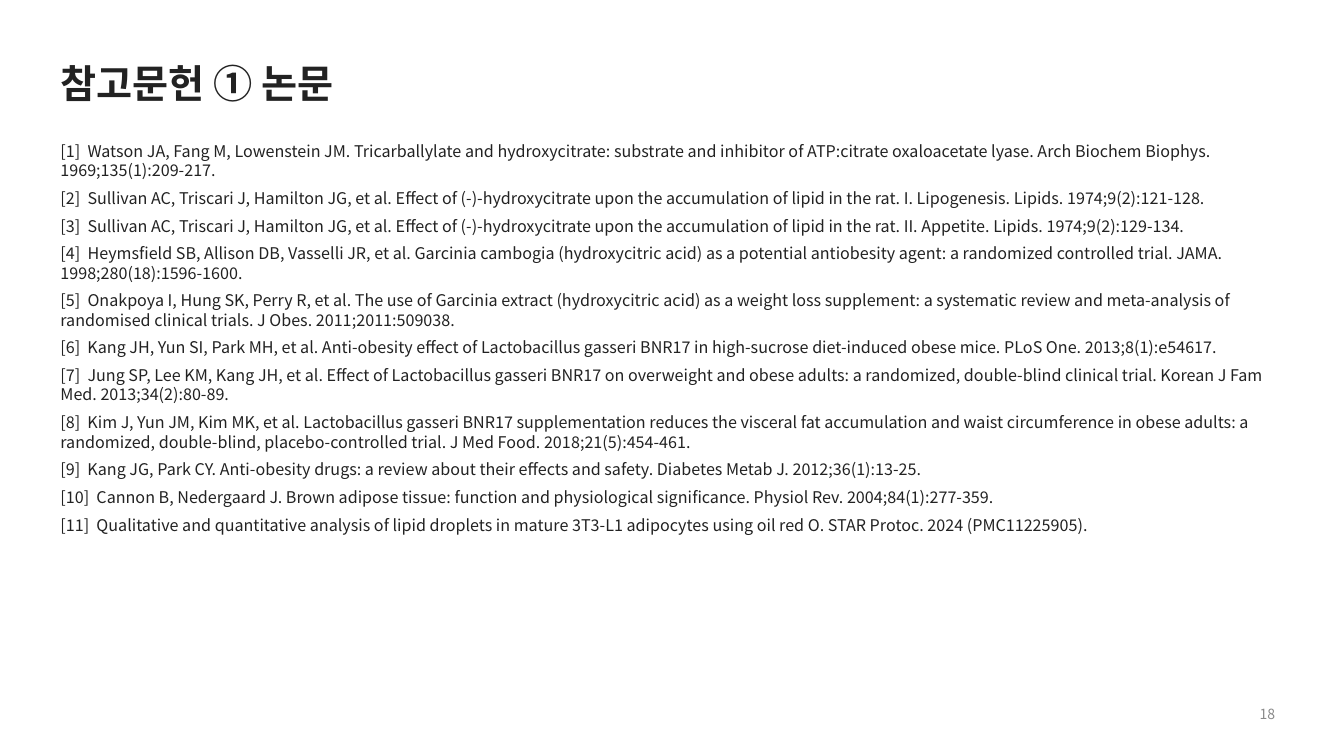
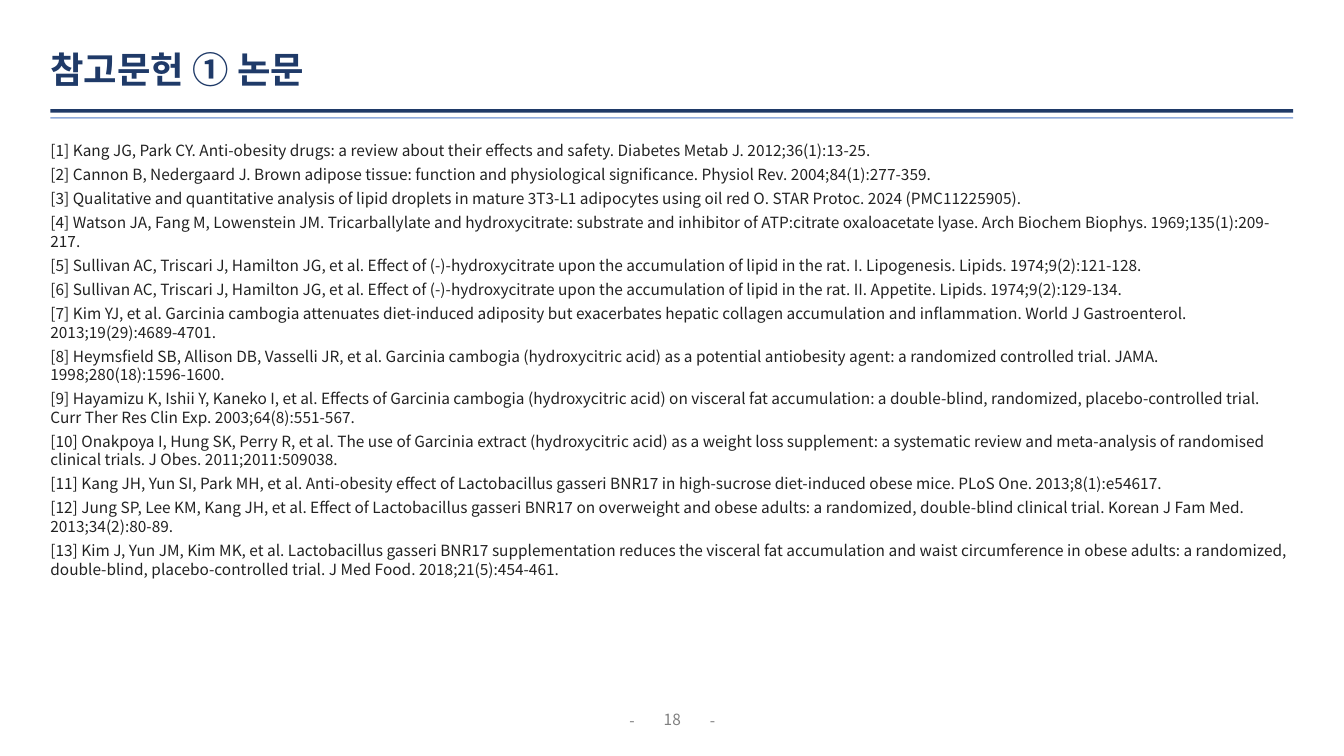
Before and after one commit to logvinca99-cell/logvinca, a slide deck: slide 18 of 발표자료/체중조절_발표_기능성식품학.pptx. Drawn at 1344x756 pixels with LibreOffice and Linux fonts; fonts in the diff are those of the drawing. Boxes give left, top, right and bottom in pixels: in the first picture for what was removed or moved away, otherwise in the second. Text is boxed around its words. In the diff, an @@ line names an element or a change of style, - is before the commit and + after.

```diff
--- a/발표자료/체중조절_발표_기능성식품학.pptx
+++ b/발표자료/체중조절_발표_기능성식품학.pptx
@@ title "참고문헌 ① 논문": place and size @@
-title "참고문헌 ① 논문" at box(60, 64, 333, 102)
+title "참고문헌 ① 논문" at box(50, 52, 304, 87)
@@ title "참고문헌 ① 논문" at box(50, 52, 304, 87): size 28 to 26 pt, text colour #222222 to #1F3A68 @@
@@ line added from (50, 111) to (1294, 111), #1F3A68 2.5 pt @@
@@ line added from (50, 118) to (1294, 118), #8EAADB 1 pt @@
@@ text at box(50, 143, 1287, 579): text changed; size 11.5 to 11 pt @@
-[1] Watson JA, Fang M, Lowenstein JM. Tricarballylate and hydroxycitrate: substrate and inhibitor of ATP:citrate oxaloacetate lyase. Arch Biochem Biophys. 1969;135(1):209-217.
-[2] Sullivan AC, Triscari J, Hamilton JG, et al. Effect of (-)-hydroxycitrate upon the accumulation of lipid in the rat. I. Lipogenesis. Lipids. 1974;9(2):121-128.
-[3] Sullivan AC, Triscari J, Hamilton JG, et al. Effect of (-)-hydroxycitrate upon the accumulation of lipid in the rat. II. Appetite. Lipids. 1974;9(2):129-134.
-[4] Heymsfield SB, Allison DB, Vasselli JR, et al. Garcinia cambogia (hydroxycitric acid) as a potential antiobesity agent: a randomized controlled trial. JAMA. 1998;280(18):1596-1600.
-[5] Onakpoya I, Hung SK, Perry R, et al. The use of Garcinia extract (hydroxycitric acid) as a weight loss supplement: a systematic review and meta-analysis of randomised clinical trials. J Obes. 2011;2011:509038.
-[6] Kang JH, Yun SI, Park MH, et al. Anti-obesity effect of Lactobacillus gasseri BNR17 in high-sucrose diet-induced obese mice. PLoS One. 2013;8(1):e54617.
-[7] Jung SP, Lee KM, Kang JH, et al. Effect of Lactobacillus gasseri BNR17 on overweight and obese adults: a randomized, double-blind clinical trial. Korean J Fam Med. 2013;34(2):80-89.
-[8] Kim J, Yun JM, Kim MK, et al. Lactobacillus gasseri BNR17 supplementation reduces the visceral fat accumulation and waist circumference in obese adults: a randomized, double-blind, placebo-controlled trial. J Med Food. 2018;21(5):454-461.
-[9] Kang JG, Park CY. Anti-obesity drugs: a review about their effects and safety. Diabetes Metab J. 2012;36(1):13-25.
-[10] Cannon B, Nedergaard J. Brown adipose tissue: function and physiological significance. Physiol Rev. 2004;84(1):277-359.
-[11] Qualitative and quantitative analysis of lipid droplets in mature 3T3-L1 adipocytes using oil red O. STAR Protoc. 2024 (PMC11225905).
+[1] Kang JG, Park CY. Anti-obesity drugs: a review about their effects and safety. Diabetes Metab J. 2012;36(1):13-25.
+[2] Cannon B, Nedergaard J. Brown adipose tissue: function and physiological significance. Physiol Rev. 2004;84(1):277-359.
+[3] Qualitative and quantitative analysis of lipid droplets in mature 3T3-L1 adipocytes using oil red O. STAR Protoc. 2024 (PMC11225905).
+[4] Watson JA, Fang M, Lowenstein JM. Tricarballylate and hydroxycitrate: substrate and inhibitor of ATP:citrate oxaloacetate lyase. Arch Biochem Biophys. 1969;135(1):209-217.
+[5] Sullivan AC, Triscari J, Hamilton JG, et al. Effect of (-)-hydroxycitrate upon the accumulation of lipid in the rat. I. Lipogenesis. Lipids. 1974;9(2):121-128.
+[6] Sullivan AC, Triscari J, Hamilton JG, et al. Effect of (-)-hydroxycitrate upon the accumulation of lipid in the rat. II. Appetite. Lipids. 1974;9(2):129-134.
+[7] Kim YJ, et al. Garcinia cambogia attenuates diet-induced adiposity but exacerbates hepatic collagen accumulation and inflammation. World J Gastroenterol. 2013;19(29):4689-4701.
+[8] Heymsfield SB, Allison DB, Vasselli JR, et al. Garcinia cambogia (hydroxycitric acid) as a potential antiobesity agent: a randomized controlled trial. JAMA. 1998;280(18):1596-1600.
+[9] Hayamizu K, Ishii Y, Kaneko I, et al. Effects of Garcinia cambogia (hydroxycitric acid) on visceral fat accumulation: a double-blind, randomized, placebo-controlled trial. Curr Ther Res Clin Exp. 2003;64(8):551-567.
+[10] Onakpoya I, Hung SK, Perry R, et al. The use of Garcinia extract (hydroxycitric acid) as a weight loss supplement: a systematic review and meta-analysis of randomised clinical trials. J Obes. 2011;2011:509038.
+[11] Kang JH, Yun SI, Park MH, et al. Anti-obesity effect of Lactobacillus gasseri BNR17 in high-sucrose diet-induced obese mice. PLoS One. 2013;8(1):e54617.
+[12] Jung SP, Lee KM, Kang JH, et al. Effect of Lactobacillus gasseri BNR17 on overweight and obese adults: a randomized, double-blind clinical trial. Korean J Fam Med. 2013;34(2):80-89.
+[13] Kim J, Yun JM, Kim MK, et al. Lactobacillus gasseri BNR17 supplementation reduces the visceral fat accumulation and waist circumference in obese adults: a randomized, double-blind, placebo-controlled trial. J Med Food. 2018;21(5):454-461.
@@ text added at box(617, 706, 647, 736), 11 pt, text #7F7F7F @@
+-
@@ page number: place and size @@
-page number at box(1260, 708, 1276, 719)
+page number at box(664, 713, 681, 725)
@@ page number at box(664, 713, 681, 725): size 10 to 11 pt, text colour #8A8A8A to #7F7F7F; alignment right to centre @@
@@ text added at box(698, 706, 728, 736), 11 pt, text #7F7F7F @@
+-
```
Also in this commit, not shown: 17 other slides changed, 3 slides added, 3 slides removed, 1 other file.
